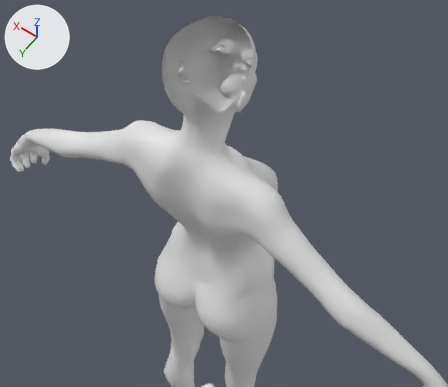
One commit to the FBX model Player/attempt1.fbx: the scene before it, then after it.
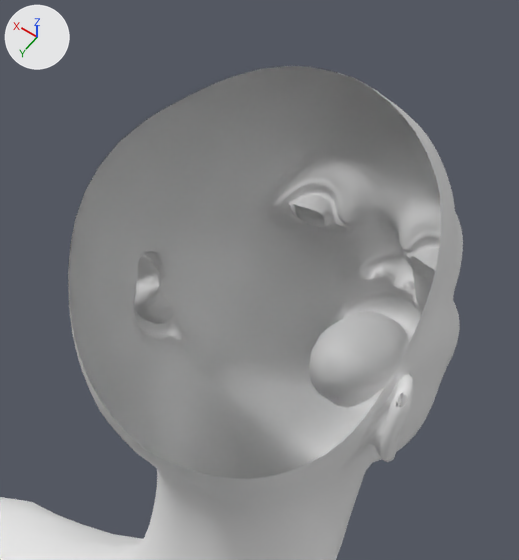
Old and new are each drawn from a 50 mm camera at (-0.453, 0.522, 2.34) aimed at (-0.079, -0.001, 1.518) and again close up on the part from 32% to 61% of the width and 0% to 35% of the height. The axes (+X, +Y, +Z) are drawn at upper left. The lights are the same throughout. The older version's two pictures come first. Everything nearer to the camera than a plane just in front of the edit is cut away. Where no turn or scale is listed for an object, it has been applied to the vertices.

The first close-up shows 'body.002'.
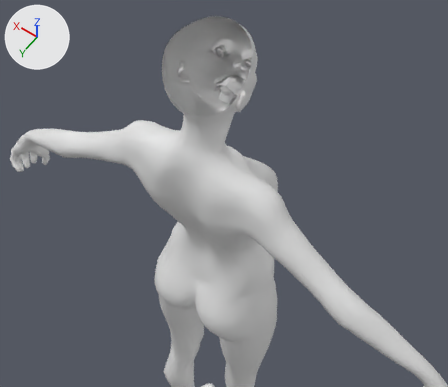
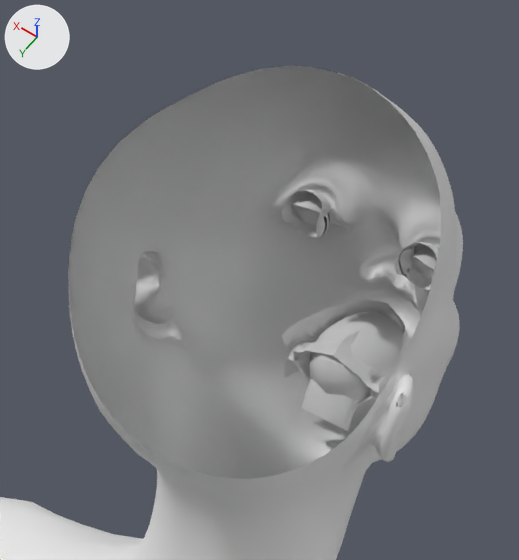
The newer file is also turned or shifted as a whole; pictures and numbers use the older file's frame.

Boxes (x1, y1, x2, y2) around the edits, measured in the close-ups (519 x 560 px):
'Object_Modeleyes_Material016', added: after (281, 190, 439, 431)

Edits to the bpy script that builds the scene:
```text
Add me_mesh_001:
    me_mesh_001.from_pydata(...)  # 4469 vertices, 5124 faces; spans x -0.0369..0.0377, y -0.158..-0.1084, z 1.5937..1.6829
    me_mesh_001.materials.append(mat_body)  # its picture is missing
Add ob_object_modeleyes_material016:
    ob_object_modeleyes_material016 = bpy.data.objects.new('Object_Modeleyes_Material016', me_mesh_001)
    ob_object_modeleyes_material016.location = (0.0, 0.0, 0.0)
```
